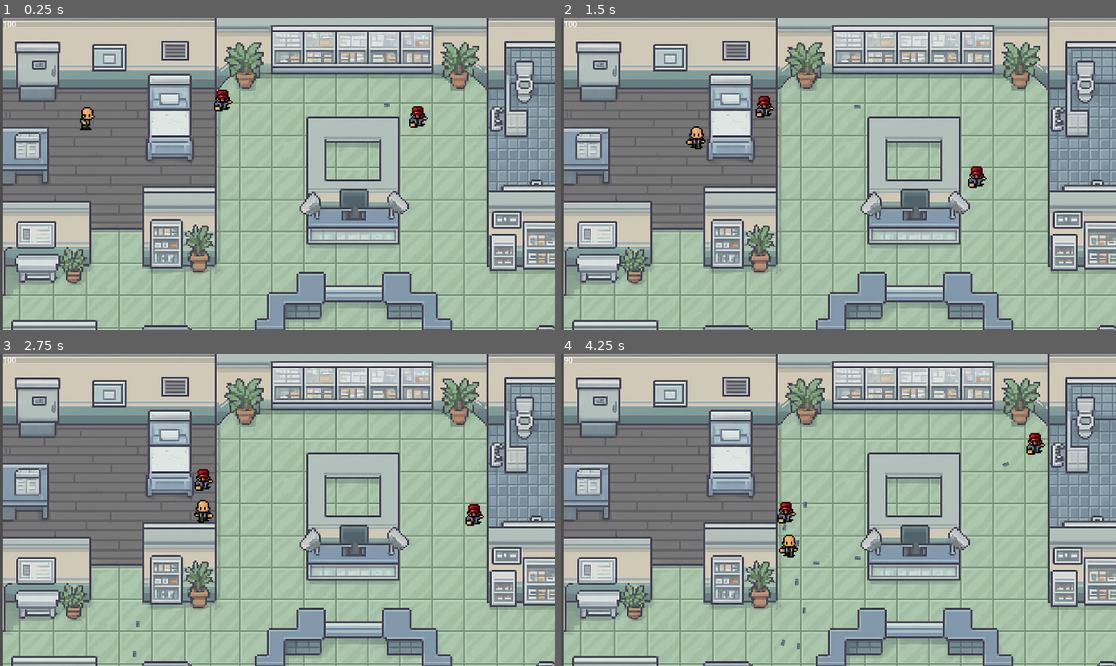
Above: before the commit, frames 1-4 (two rows, left to right).
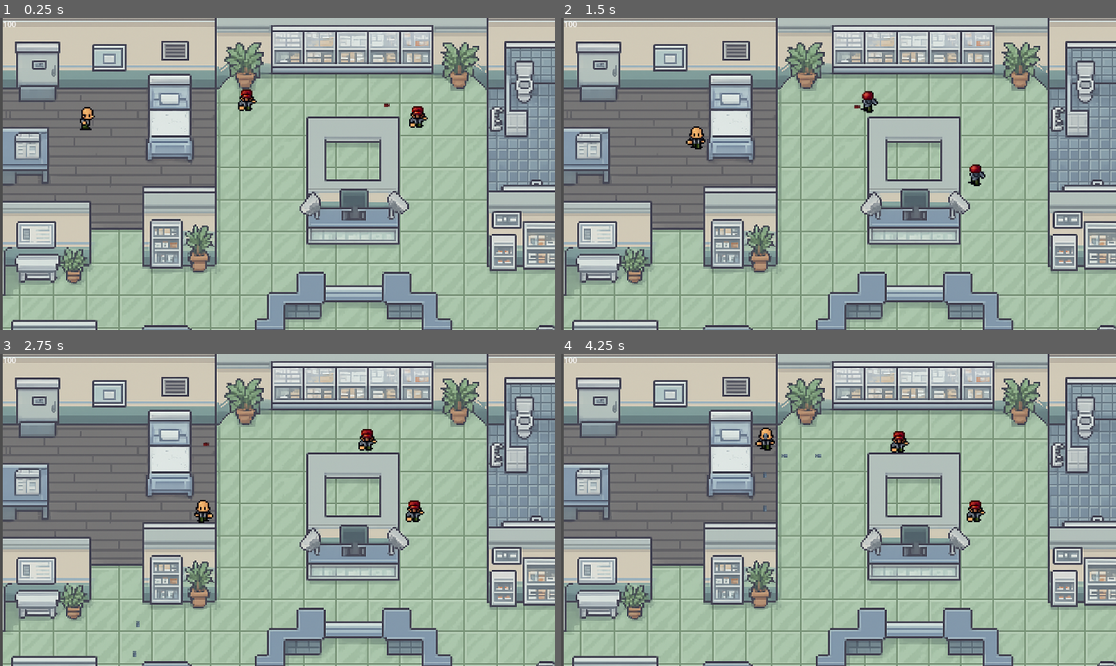
Above: after the commit, the same moments.

Repository: levi-tabosa/trabai_andrea
Game: Godot game, scene res://scenes/level_1.tscn
The game is run twice, just before and just after one commit, with the same random seed, the same clock (stepped at 60 frames per second) and the same inputs.
Inputs:
- Up to frame 1 (0.25 s): no input
- Up to frame 2 (1.5 s): tap Enter (ui_accept) at 0.5 s; hold Right (ui_right) 0.53-1.28 s; hold Enter (ui_accept) 0.53-1.28 s; hold Down (ui_down) from 1.28 s (still down); tap 1 (select-1) at 1.35 s
- Up to frame 3 (2.75 s): tap Enter (ui_accept) at 1.52, 1.55, 1.82 s; release Down (ui_down) at 2.03 s; hold Right (ui_right) from 2.03 s (still down); hold Enter (ui_accept) from 2.03 s (still down); tap 2 (select-2) at 2.1 s
- Up to frame 4 (4.25 s): release Right (ui_right) at 2.78 s; release Enter (ui_accept) at 2.78 s; hold Up (ui_up) 2.78-3.53 s; tap 3 (select-3) at 2.85 s; tap Enter (ui_accept) at 3.02, 3.05, 3.32 s; hold Left (ui_left) from 3.53 s (still down); hold Enter (ui_accept) from 3.53 s (still down); tap 4 (select-4) at 3.6 s

The runs differ from the first frame. In frame 1, 0.4% of the frame differs, in the area x 38-77%, y 22-36%; in frame 2, 0.5%; in frame 3, 0.7%; in frame 4, 1.2%, in the area x 0-88%, y 1-95%.

Commit message:
EnemyPath com mais no inspector

Diff:
--- a/scenes/enemy_path.tscn
+++ b/scenes/enemy_path.tscn
@@ -5,7 +5,7 @@
 
 [sub_resource type="Curve2D" id="Curve2D_cgpjw"]
 _data = {
-"points": PackedVector2Array(0, 0, 0, 0, 43, 219, 0, 0, 0, 0, 167, 217, 0, 0, 0, 0, 164, 52, 0, 0, 0, 0, 39, 52, 0, 0, 0, 0, 42, 220)
+"points": PackedVector2Array(0, 0, 0, 0, 40, 216, 0, 0, 0, 0, 167, 217, 0, 0, 0, 0, 164, 52, 0, 0, 0, 0, 39, 52, 0, 0, 0, 0, 42, 220)
 }
 point_count = 5
 
--- a/scenes/level_1.tscn
+++ b/scenes/level_1.tscn
@@ -1,10 +1,73 @@
-[gd_scene load_steps=6 format=3 uid="uid://etsqkbhmu0px"]
+[gd_scene load_steps=14 format=3 uid="uid://etsqkbhmu0px"]
 
 [ext_resource type="Script" uid="uid://dkilt3tpbwo0i" path="res://scripts/level_1.gd" id="1_4nkto"]
 [ext_resource type="PackedScene" uid="uid://beprwukcivekm" path="res://scenes/hospital.tscn" id="1_5xbjy"]
 [ext_resource type="PackedScene" uid="uid://irxs732e8uoa" path="res://scenes/ui.tscn" id="2_4nkto"]
 [ext_resource type="PackedScene" uid="uid://isvtb1om0gsd" path="res://scenes/player.tscn" id="3_fcfvj"]
 [ext_resource type="PackedScene" uid="uid://baynvyo0fscvw" path="res://scenes/enemy_path.tscn" id="4_pa8r4"]
+[ext_resource type="Texture2D" uid="uid://bwy5jy1axmfmr" path="res://assets/PC Computer - The Escapists - The Walking Dead - Glenn.png" id="7_15mv3"]
+
+[sub_resource type="Curve2D" id="Curve2D_fcfvj"]
+_data = {
+"points": PackedVector2Array(0, 0, 0, 0, 371, 74, 0, 0, 0, 0, 46, 80)
+}
+point_count = 2
+
+[sub_resource type="AtlasTexture" id="AtlasTexture_4gyqm"]
+atlas = ExtResource("7_15mv3")
+region = Rect2(0, 0, 16, 16)
+
+[sub_resource type="AtlasTexture" id="AtlasTexture_qi2p4"]
+atlas = ExtResource("7_15mv3")
+region = Rect2(48, 0, 16, 16)
+
+[sub_resource type="AtlasTexture" id="AtlasTexture_iifgy"]
+atlas = ExtResource("7_15mv3")
+region = Rect2(96, 32, 16, 16)
+
+[sub_resource type="AtlasTexture" id="AtlasTexture_epg4t"]
+atlas = ExtResource("7_15mv3")
+region = Rect2(112, 32, 16, 16)
+
+[sub_resource type="SpriteFrames" id="SpriteFrames_4nkto"]
+animations = [{
+"frames": [{
+"duration": 1.0,
+"texture": SubResource("AtlasTexture_4gyqm")
+}, {
+"duration": 1.0,
+"texture": SubResource("AtlasTexture_qi2p4")
+}, {
+"duration": 1.0,
+"texture": SubResource("AtlasTexture_iifgy")
+}, {
+"duration": 1.0,
+"texture": SubResource("AtlasTexture_epg4t")
+}],
+"loop": true,
+"name": &"default",
+"speed": 5.0
+}]
+
+[sub_resource type="SpriteFrames" id="SpriteFrames_fcfvj"]
+animations = [{
+"frames": [{
+"duration": 1.0,
+"texture": SubResource("AtlasTexture_4gyqm")
+}, {
+"duration": 1.0,
+"texture": SubResource("AtlasTexture_qi2p4")
+}, {
+"duration": 1.0,
+"texture": SubResource("AtlasTexture_iifgy")
+}, {
+"duration": 1.0,
+"texture": SubResource("AtlasTexture_epg4t")
+}],
+"loop": true,
+"name": &"default",
+"speed": 5.0
+}]
 
 [node name="main" type="Node"]
 script = ExtResource("1_4nkto")
@@ -23,7 +86,10 @@
 
 [node name="EnemyPath" parent="." instance=ExtResource("4_pa8r4")]
 position = Vector2(439, 105)
-enemy_patrol_loops = 0
+curve = SubResource("Curve2D_fcfvj")
+enemy_patrol_loops = 9
+enemy_mov_state = 1
+enemy_sprite_frames = SubResource("SpriteFrames_4nkto")
 
 [node name="EnemyPath2" parent="." instance=ExtResource("4_pa8r4")]
 position = Vector2(820, 116)
@@ -32,3 +98,4 @@
 enemy_patrol_loops = 9
 enemy_mov_state = 1
 enemy_fire_state = 1
+enemy_sprite_frames = SubResource("SpriteFrames_fcfvj")
--- a/scenes/projectile.tscn
+++ b/scenes/projectile.tscn
@@ -17,11 +17,12 @@
 var orbit_angle := 0.0
 var orbit_radius := 0.0
 var time_alive := 0.0
+@onready var animated := $AnimatedSprite2D
 
 func _ready() -> void:
 	add_to_group(\"projectiles\")
 	var timer = Timer.new()
-	timer.wait_time = get_meta(\"timeout\", 2.0)
+	timer.wait_time = get_meta(\"timeout\", 4.0)
 	timer.one_shot = true
 	timer.connect(\"timeout\", _on_timeout)
 	add_child(timer)
@@ -65,7 +66,7 @@
 	# Check if we're hitting our own shooter
 	var shooter = get_meta(\"shooter\", null)
 
-	if shooter and shooter == body:
+	if shooter and shooter == body or shooter.is_in_group(\"mobs\") and body.is_in_group(\"mobs\"):
 		return
 
 	# Handle player hit by enemy projectile
--- a/scripts/enemy.gd
+++ b/scripts/enemy.gd
@@ -15,6 +15,7 @@
 @export var shooting_range := 150.0
 @export var mov_state := MOB_BEHAVIOR.PATROLLING
 @export var fire_state := FIRE_BEHAVIOR.ON_CHASE
+@onready var sprite: AnimatedSprite2D = $AnimatedSprite2D
 
 var path_points: Array[Vector2] = []
 var current_point_index := 0
@@ -100,30 +101,27 @@
 	if path_node.has_method("get_script") and path_node.get_script() != null:
 		if path_node.get("enemy_speed") != null:
 			speed = path_node.enemy_speed
-
 		if path_node.get("enemy_chase_distance") != null:
 			chase_distance = path_node.enemy_chase_distance
-
 		if path_node.get("enemy_patrol_loops") != null:
 			patrol_loops = path_node.enemy_patrol_loops
-
 		if path_node.get("enemy_fire_rate") != null:
 			fire_rate = path_node.enemy_fire_rate
 			if shoot_timer:
 				shoot_timer.wait_time = fire_rate
-
 		if path_node.get("enemy_projectile_speed") != null:
 			projectile_speed = path_node.enemy_projectile_speed
-
 		if path_node.get("enemy_shooting_range") != null:
 			shooting_range = path_node.enemy_shooting_range
-
 		if path_node.get("enemy_mov_state") != null:
 			mov_state = path_node.enemy_mov_state
-
 		if path_node.get("enemy_fire_state") != null:
 			fire_state = path_node.enemy_fire_state
-
+		if path_node.get("enemy_sprite_frames") != null and sprite:
+			sprite.sprite_frames = path_node.enemy_sprite_frames
+			sprite.play() # Optionally play a default animation
+		if path_node.get("enemy_scale_factor") != null:
+			scale = Vector2(path_node.enemy_scale_factor, path_node.enemy_scale_factor)
 		print("Enemy configured from path: ", path_node.name)
 
 func _physics_process(delta: float) -> void:
@@ -229,6 +227,7 @@
 		var sprite = projectile.get_node("AnimatedSprite2D")
 		sprite.rotation = direction.angle()
 
+		sprite.modulate = Color(1, 0.2, 0.2)
 		if sprite.has_method("play"):
 			sprite.play("enemy_projectile")
 
--- a/scripts/enemy_path.gd
+++ b/scripts/enemy_path.gd
@@ -8,6 +8,8 @@
 @export var enemy_patrol_loops := 2
 @export var enemy_mov_state := Enemy.MOB_BEHAVIOR.CHASING
 @export var enemy_fire_state := Enemy.FIRE_BEHAVIOR.ON_CHASE
+@export var enemy_sprite_frames: SpriteFrames
+@export var enemy_scale_factor: float = 3.0
 
 func configure_enemy(enemy: Node) -> void:
 	if enemy.has_method("configure_from_path"):
--- a/scripts/player.gd
+++ b/scripts/player.gd
@@ -34,10 +34,8 @@
 var knockback_direction := Vector2.ZERO
 enum PlayerDir { RIGHT, UP, LEFT, DOWN }
 var last_dir := PlayerDir.RIGHT
-var orbit_angle := 1
+var orbit_angle := 1.0
 var orbit_projectiles := []
-
-# Controle de animação de tiro
 var is_shooting := false
 var shooting_timer := 0.0
 const SHOOT_ANIM_DURATION := 0.4
@@ -174,7 +172,6 @@
 			if proj:
 				orbit_projectiles.append(proj)
 
-	# Ativa animação de tiro conforme direção
 	match last_dir:
 		PlayerDir.LEFT:
 			animated.play("shoot-left")
@@ -183,7 +180,7 @@
 		PlayerDir.UP:
 			animated.play("shoot-up")
 		PlayerDir.DOWN:
-			animated.play("shoot-down") # opcional
+			animated.play("shoot-down")
 
 	is_shooting = true
 	shooting_timer = SHOOT_ANIM_DURATION
@@ -200,7 +197,6 @@
 	projectile.set_meta("is_enemy_projectile", false)
 	projectile.set_meta("shooter", self)
 
-	# Offset dinâmico baseado na direção do tiro
 	var base_offset := Vector2.ZERO
 	match last_dir:
 		PlayerDir.RIGHT:
@@ -213,23 +209,19 @@
 			base_offset = Vector2(10, 50)
 
 
-	# Posição final de spawn do projétil
 	var spawn_pos = global_position + base_offset + offset
 	projectile.global_position = spawn_pos
 
-	# Direção e velocidade do projétil
 	var direction_angle = get_shoot_direction_angle() + angle_offset
 	var direction = Vector2(cos(direction_angle), sin(direction_angle)).normalized()
 	projectile.direction = direction
 	projectile.set_meta("direction", direction)
 	projectile.speed = projectile_speed
 
-	# Rotaciona o sprite do projétil (caso exista)
 	if projectile.has_node("AnimatedSprite2D"):
 		var sprite = projectile.get_node("AnimatedSprite2D")
 		sprite.rotation = direction.angle()
 
-	# Configurações para modos especiais de tiro
 	if is_sine:
 		projectile.set_meta("is_sine", true)
 		projectile.set_meta("sine_amplitude", sine_amplitude)
